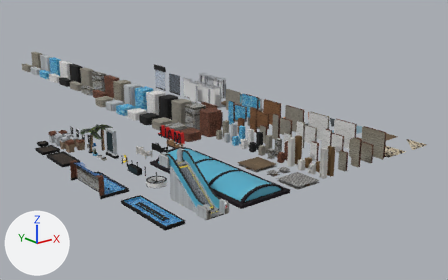
An edit to the FBX model Assets/VXR1161/Models/DealStealer-ModelKit.fbx, drawn before and after from the same camera.
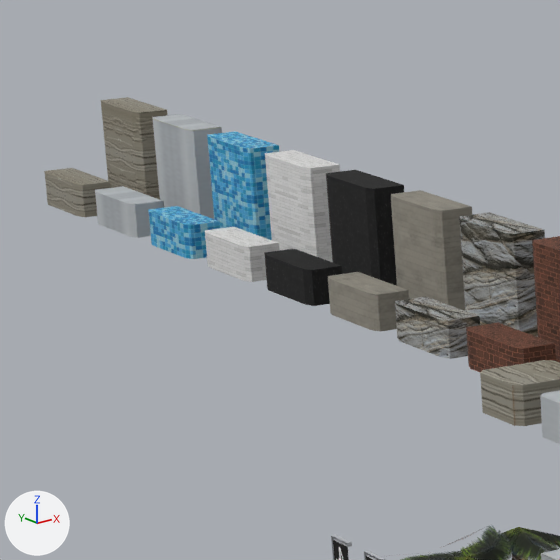
There are two pictures of each version: one whole from a 50 mm lens placed at (-56.7, -38.4, 21.8), pointed at (-4.7, 26.6, -4.2), one close up on the part from 3% to 24% of the width and 13% to 46% of the height. Arrows for +X, +Y and +Z are at lower left; the lights stay in place. The last two pictures show the newer version. Where no turn or scale is listed for an object, it has been applied to the vertices.

The first close-up shows 'Support Pillar.Plaster.Small', 'Wall Pillar.Aluminium', 'Wall Pillar.Blue Tile', 'Wall Pillar.Brick.Small', 'Wall Pillar.Concrete', 'Wall Pillar.Concrete.Small', 'Wall Pillar.Granite', 'Wall Pillar.Granite.Small', 'Wall Pillar.Plaster', 'Wall Pillar.Rock', 'Wall Pillar.Rock.Small', 'Wall Pillar.White Tile' and 11 more.
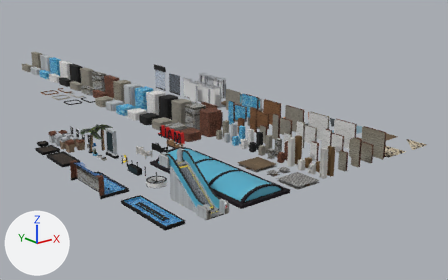
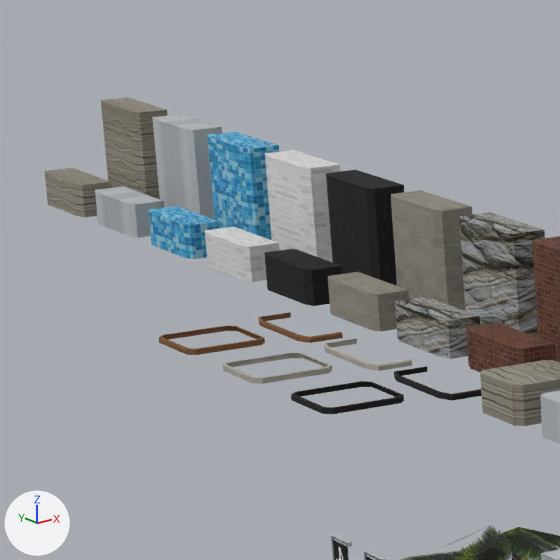
Scene script edits in JSON lines:
```json
{"op": "add", "block": "me_cube_188", "code": ["me_cube_188 = bpy.data.meshes.new('Cube.188')", "me_cube_188.from_pydata(...)  # 40 vertices, 32 faces; spans x -1.99..0.16, y -0.17..1.98, z 0.0..0.15", "me_cube_188.materials.append(mat_trim_sheet)  # picture img_mall__trim_sheet__png"]}
{"op": "add", "block": "me_cube_179", "code": ["me_cube_179 = bpy.data.meshes.new('Cube.179')", "me_cube_179.from_pydata(...)  # 30 vertices, 20 faces; spans x -1.08..0.0, y -0.22..2.93, z 0.0..0.15", "me_cube_179.materials.append(mat_trim_sheet)  # picture img_mall__trim_sheet__png"]}
{"op": "add", "block": "me_cube_186", "code": ["me_cube_186 = bpy.data.meshes.new('Cube.186')", "me_cube_186.from_pydata(...)  # 40 vertices, 32 faces; spans x -1.99..0.16, y -0.17..1.98, z 0.0..0.15", "me_cube_186.materials.append(mat_trim_sheet)  # picture img_mall__trim_sheet__png"]}
{"op": "add", "block": "me_cube_183", "code": ["me_cube_183 = bpy.data.meshes.new('Cube.183')", "me_cube_183.from_pydata(...)  # 30 vertices, 20 faces; spans x -1.08..0.0, y -0.22..2.93, z 0.0..0.15", "me_cube_183.materials.append(mat_trim_sheet)  # picture img_mall__trim_sheet__png"]}
{"op": "add", "block": "me_cube_180", "code": ["me_cube_180 = bpy.data.meshes.new('Cube.180')", "me_cube_180.from_pydata(...)  # 30 vertices, 20 faces; spans x -1.08..0.0, y -0.22..2.93, z 0.0..0.15", "me_cube_180.materials.append(mat_trim_sheet)  # picture img_mall__trim_sheet__png"]}
{"op": "add", "block": "me_cube_184", "code": ["me_cube_184 = bpy.data.meshes.new('Cube.184')", "me_cube_184.from_pydata(...)  # 40 vertices, 32 faces; spans x -1.99..0.16, y -0.17..1.98, z 0.0..0.15", "me_cube_184.materials.append(mat_trim_sheet)  # picture img_mall__trim_sheet__png"]}
{"op": "add", "block": "ob_support_pillar_trim_wood", "code": ["ob_support_pillar_trim_wood = bpy.data.objects.new('Support Pillar.Trim.Wood', me_cube_188)", "ob_support_pillar_trim_wood.location = (-18.0, 51.0, 0.0)"]}
{"op": "add", "block": "ob_wall_pillar_trim_blackplastic", "code": ["ob_wall_pillar_trim_blackplastic = bpy.data.objects.new('Wall Pillar.Trim.BlackPlastic', me_cube_179)", "ob_wall_pillar_trim_blackplastic.location = (-16.0, 42.5, 0.0)"]}
{"op": "add", "block": "ob_support_pillar_trim_concrete", "code": ["ob_support_pillar_trim_concrete = bpy.data.objects.new('Support Pillar.Trim.Concrete', me_cube_186)", "ob_support_pillar_trim_concrete.location = (-18.0, 47.0, 0.0)"]}
{"op": "add", "block": "ob_wall_pillar_trim_wood", "code": ["ob_wall_pillar_trim_wood = bpy.data.objects.new('Wall Pillar.Trim.Wood', me_cube_183)", "ob_wall_pillar_trim_wood.location = (-16.0, 50.5, 0.0)"]}
{"op": "add", "block": "ob_wall_pillar_trim_concrete", "code": ["ob_wall_pillar_trim_concrete = bpy.data.objects.new('Wall Pillar.Trim.Concrete', me_cube_180)", "ob_wall_pillar_trim_concrete.location = (-16.0, 46.5, 0.0)"]}
{"op": "add", "block": "ob_support_pillar_trim_blackplastic", "code": ["ob_support_pillar_trim_blackplastic = bpy.data.objects.new('Support Pillar.Trim.BlackPlastic', me_cube_184)", "ob_support_pillar_trim_blackplastic.location = (-18.0, 43.0, 0.0)"]}
```

Location of each change, (x1, y1, x2, y2) in pixels of the close-ups (560 x 560 px):
```json
{"object": "Support Pillar.Trim.BlackPlastic", "change": "added", "after": [291, 381, 404, 414]}
{"object": "Support Pillar.Trim.Concrete", "change": "added", "after": [223, 353, 332, 384]}
{"object": "Support Pillar.Trim.Wood", "change": "added", "after": [159, 326, 265, 355], "on screen": "brown"}
{"object": "Wall Pillar.Trim.BlackPlastic", "change": "added", "after": [394, 366, 482, 401]}
{"object": "Wall Pillar.Trim.Concrete", "change": "added", "after": [324, 338, 412, 371]}
{"object": "Wall Pillar.Trim.Wood", "change": "added", "after": [258, 312, 343, 343], "on screen": "brown"}
```
